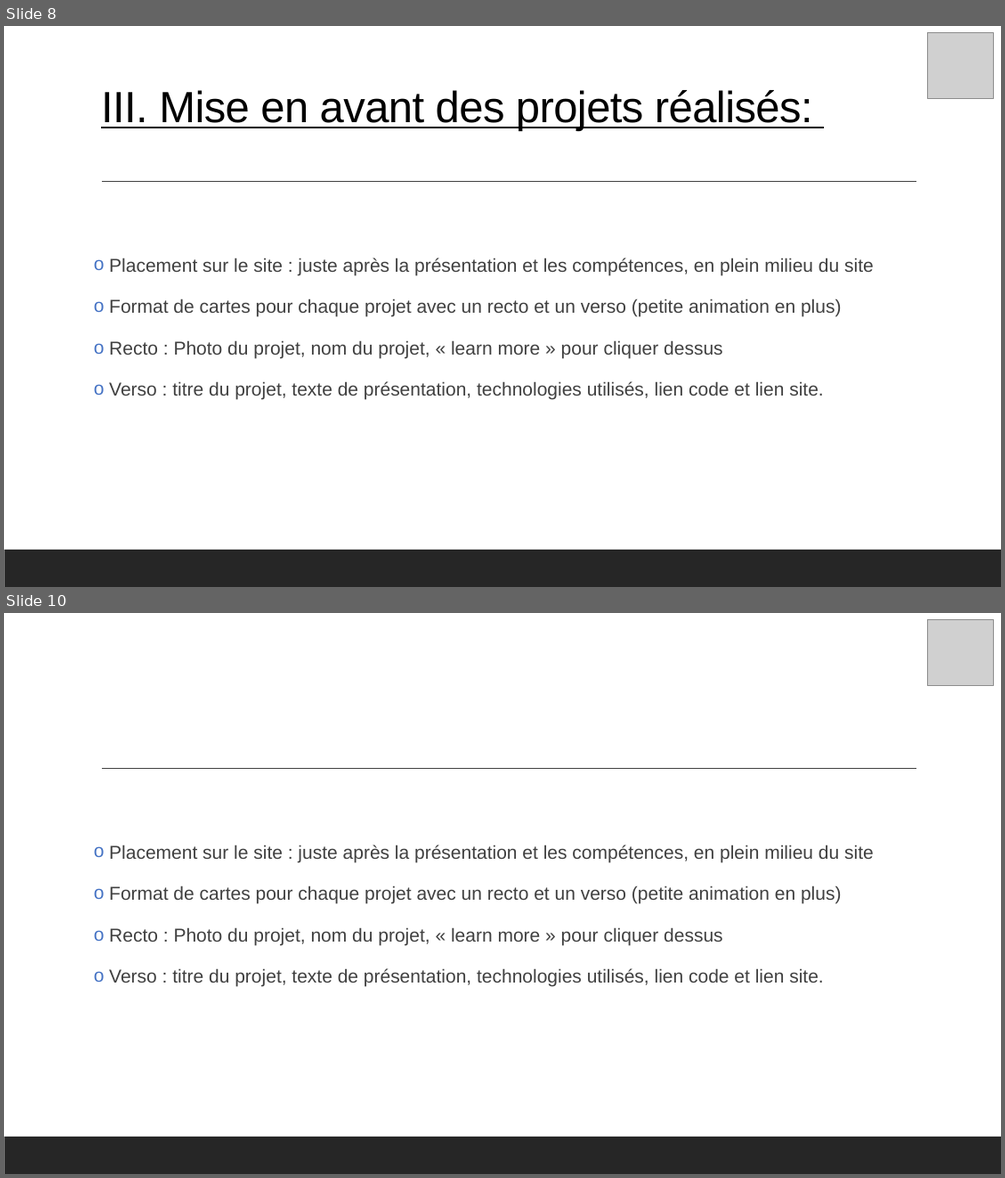
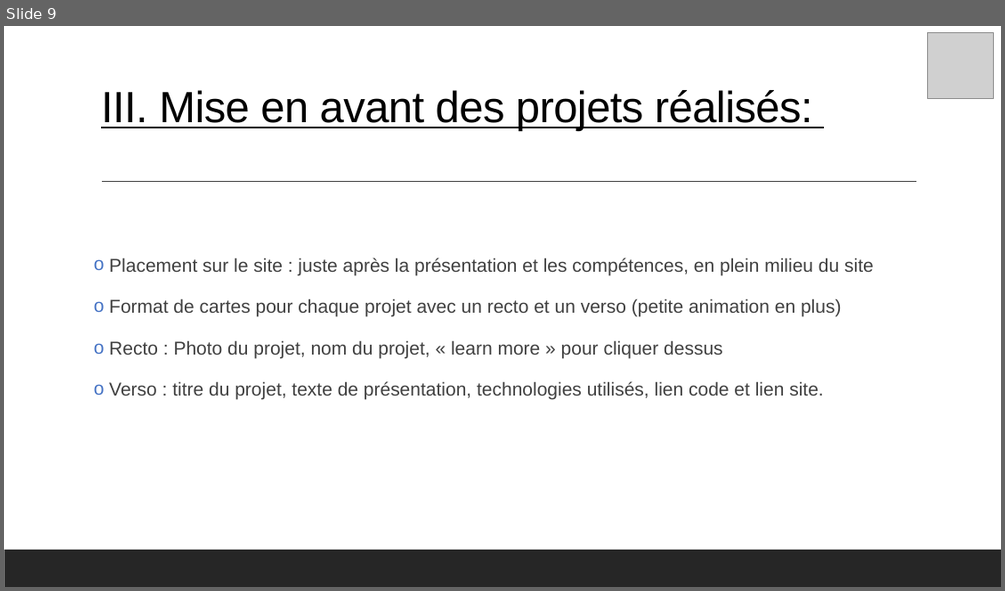
Before and after one commit to mathc28/portfolio, a slide deck: PrésentationP12.pptx. Shown one above the other, each under a label of ours: slides 8 and 10 before the commit, slide 9 after it; the slides between them are not shown. The pictures are 1005x1178 and 1005x591 pixels, drawn with LibreOffice and Linux fonts; fonts in the diff are those of the drawing; grey boxes stand for pictures. Boxes give left, top, right and bottom in pixels: in the first picture for what was removed or moved away, otherwise in the second. Text is boxed around its words. In the diff, an @@ line names an element or a change of style, - is before the commit and + after.

```diff
--- a/PrésentationP12.pptx
+++ b/PrésentationP12.pptx
@@ slide 10 removed at box(4, 613, 1001, 1174), background #FFFFFF; not listed: 2 template elements that a slide beside it also shows @@
@@ picture removed at box(928, 620, 994, 686) @@
@@ text removed at box(109, 844, 874, 987) @@
-o Placement sur le site : juste après la présentation et les compétences, en plein milieu du site
-o Format de cartes pour chaque projet avec un recto et un verso (petite animation en plus)
-o Recto : Photo du projet, nom du projet, « learn more » pour cliquer dessus
-o Verso : titre du projet, texte de présentation, technologies utilisés, lien code et lien site.
@@ what was slide 8 is now slide 9 @@
```
Also in this commit, not shown: 4 slides changed, 3 slides added, 3 other files.
